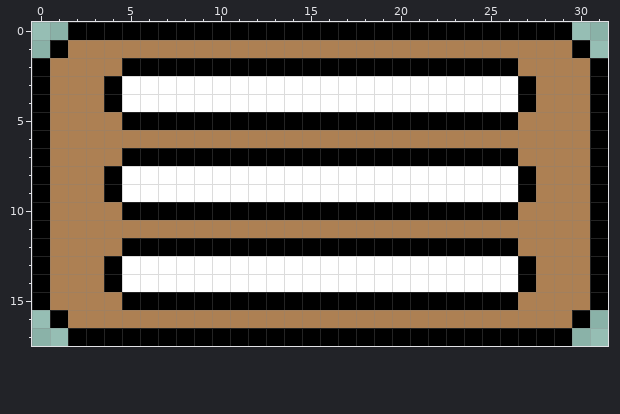
Two versions of one pixel-art file, Art Raw/Menuscreen.aseprite. This is how it looked before the edit.
32x18 pixels, 1 frame.
Once edited:
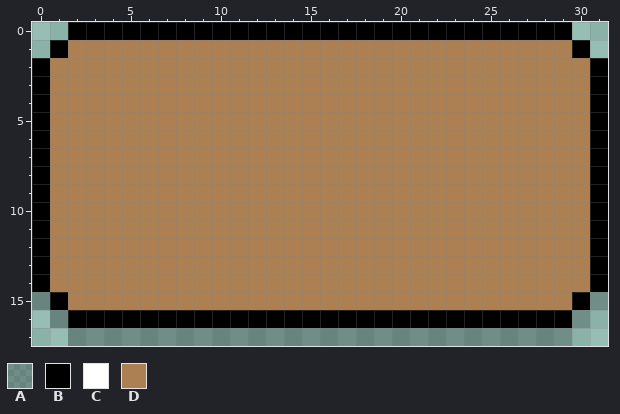
Palette (. is transparent): A #00000040  B #000000  C #ffffff  D #ad8053
The exact change:
@@ x 0..31 @@
  1 .BDDDDDDDDDDDDDDDDDDDDDDDDDDDDB.
- 2 BDDDDBBBBBBBBBBBBBBBBBBBBBBDDDDB
- 3 BDDDBCCCCCCCCCCCCCCCCCCCCCCBDDDB
- 4 BDDDBCCCCCCCCCCCCCCCCCCCCCCBDDDB
- 5 BDDDDBBBBBBBBBBBBBBBBBBBBBBDDDDB
+ 2 BDDDDDDDDDDDDDDDDDDDDDDDDDDDDDDB
+ 3 BDDDDDDDDDDDDDDDDDDDDDDDDDDDDDDB
+ 4 BDDDDDDDDDDDDDDDDDDDDDDDDDDDDDDB
+ 5 BDDDDDDDDDDDDDDDDDDDDDDDDDDDDDDB
  6 BDDDDDDDDDDDDDDDDDDDDDDDDDDDDDDB
- 7 BDDDDBBBBBBBBBBBBBBBBBBBBBBDDDDB
- 8 BDDDBCCCCCCCCCCCCCCCCCCCCCCBDDDB
- 9 BDDDBCCCCCCCCCCCCCCCCCCCCCCBDDDB
-10 BDDDDBBBBBBBBBBBBBBBBBBBBBBDDDDB
+ 7 BDDDDDDDDDDDDDDDDDDDDDDDDDDDDDDB
+ 8 BDDDDDDDDDDDDDDDDDDDDDDDDDDDDDDB
+ 9 BDDDDDDDDDDDDDDDDDDDDDDDDDDDDDDB
+10 BDDDDDDDDDDDDDDDDDDDDDDDDDDDDDDB
 11 BDDDDDDDDDDDDDDDDDDDDDDDDDDDDDDB
-12 BDDDDBBBBBBBBBBBBBBBBBBBBBBDDDDB
-13 BDDDBCCCCCCCCCCCCCCCCCCCCCCBDDDB
-14 BDDDBCCCCCCCCCCCCCCCCCCCCCCBDDDB
-15 BDDDDBBBBBBBBBBBBBBBBBBBBBBDDDDB
-16 .BDDDDDDDDDDDDDDDDDDDDDDDDDDDDB.
-17 ..BBBBBBBBBBBBBBBBBBBBBBBBBBBB..
+12 BDDDDDDDDDDDDDDDDDDDDDDDDDDDDDDB
+13 BDDDDDDDDDDDDDDDDDDDDDDDDDDDDDDB
+14 BDDDDDDDDDDDDDDDDDDDDDDDDDDDDDDB
+15 ABDDDDDDDDDDDDDDDDDDDDDDDDDDDDBA
+16 .ABBBBBBBBBBBBBBBBBBBBBBBBBBBBA.
+17 ..AAAAAAAAAAAAAAAAAAAAAAAAAAAA..
Pixel boxes of the changes (left, top, right, bottom) in both pictures:
changed: (32, 58, 608, 346)
